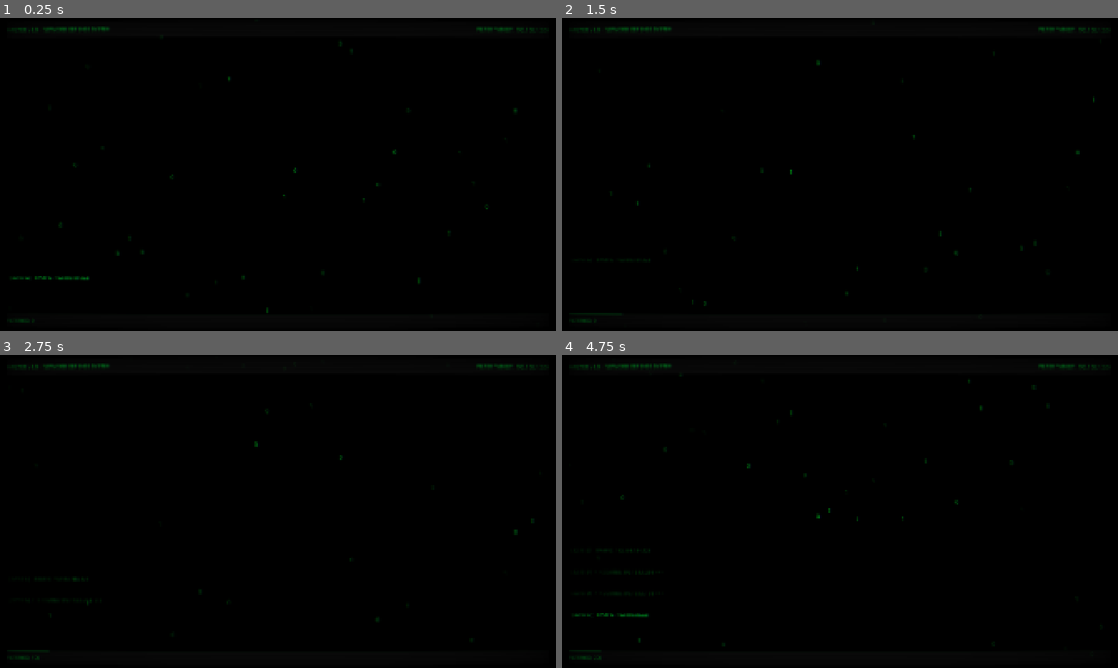
Above: before the commit, frames 1-4 (two rows, left to right).
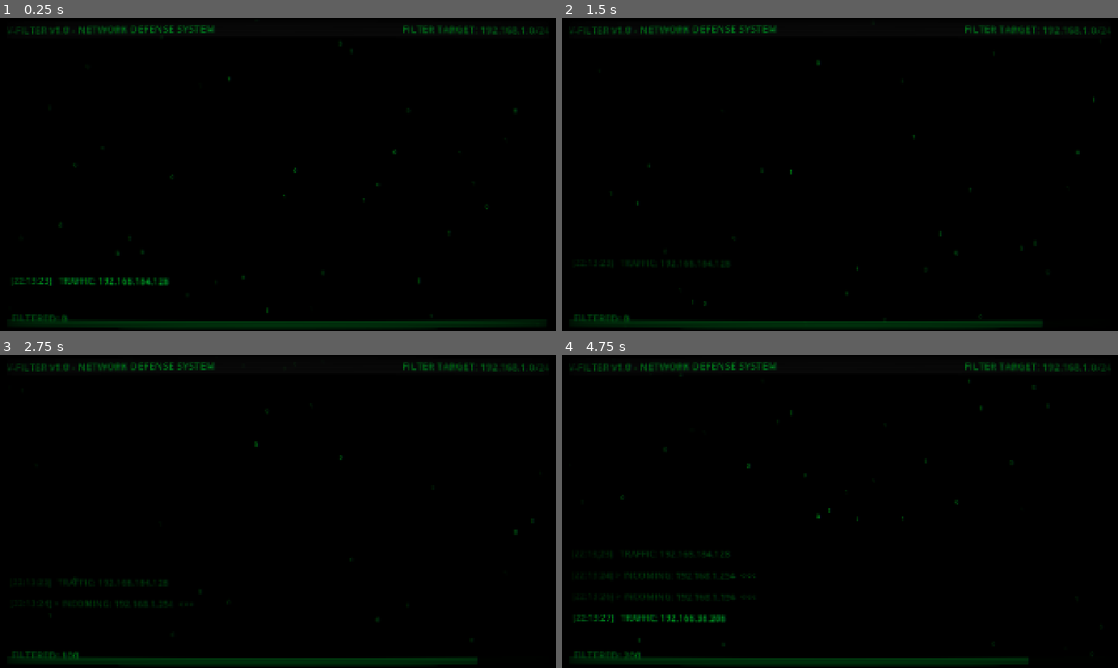
Above: after the commit, the same moments.

Repository: notlsd/v
Game: Godot game, scene res://scenes/main/main.tscn
Same seed, same stepped clock (60 frames per second), same inputs: the game is played once before the commit and once after it.
Inputs (mouse positions are in pixels of both pictures, inside the frame that each line leads up to):
- Up to frame 1 (0.25 s): no input
- Up to frame 2 (1.5 s): move the mouse to (840, 274) at 0.52 s; hold E (mask_16) 0.53-1.28 s; click (840, 274) at 0.67 s; move the mouse to (728, 190) at 1.27 s; tap W (mask_24) at 1.35 s; click (728, 190) at 1.42 s
- Up to frame 3 (2.75 s): move the mouse to (278, 611) at 2.02 s; hold Q (mask_32) from 2.03 s (still down); click (278, 611) at 2.17 s
- Up to frame 4 (4.75 s): move the mouse to (812, 574) at 2.77 s; release Q (mask_32) at 2.78 s; tap E (mask_16) at 2.85 s; click (812, 574) at 2.92 s; move the mouse to (840, 611) at 3.52 s; hold W (mask_24) 3.53-4.28 s; click (840, 611) at 3.67 s; move the mouse to (673, 464) at 4.27 s; tap Q (mask_32) at 4.35 s; click (673, 464) at 4.42 s

The runs differ from the first frame. In frame 1, 3.0% of the frame differs, in the area x 1-99%, y 2-99%; in frame 2, 2.6%; in frame 3, 2.7%; in frame 4, 3.2%.

Commit message:
feat: 终端视觉优化
- 进度条全屏宽度，倒计时逻辑(100→0)
- 自动衰减(每秒-2)形成时间压力
- 颜色逻辑：绿(安全)→黄(警告)→红(危险)
- Game Over界面：显示分数+重启按钮
- 字体增大(32/36/64)

Diff:
--- a/project_v/scenes/entities/terminal_line.tscn
+++ b/project_v/scenes/entities/terminal_line.tscn
@@ -3,7 +3,7 @@
 [ext_resource type="Script" path="res://scripts/entities/terminal_line.gd" id="1_line"]
 
 [sub_resource type="LabelSettings" id="LabelSettings_1"]
-font_size = 16
+font_size = 32
 font_color = Color(0, 1, 0.255, 1)
 
 [node name="TerminalLine" type="Control"]
--- a/project_v/scenes/main/main.tscn
+++ b/project_v/scenes/main/main.tscn
@@ -1,10 +1,11 @@
-[gd_scene load_steps=8 format=3 uid="uid://main_scene"]
+[gd_scene load_steps=9 format=3 uid="uid://main_scene"]
 
 [ext_resource type="PackedScene" uid="uid://matrix_rain" path="res://scenes/effects/matrix_rain.tscn" id="1_rain"]
 [ext_resource type="PackedScene" uid="uid://terminal_hud" path="res://scenes/ui/terminal_hud.tscn" id="2_hud"]
 [ext_resource type="Script" path="res://scripts/managers/terminal_spawner.gd" id="3_spawn"]
 [ext_resource type="PackedScene" uid="uid://crt_overlay" path="res://scenes/ui/crt_overlay.tscn" id="4_crt"]
 [ext_resource type="Shader" path="res://shaders/glitch_effect.gdshader" id="5_glitch"]
+[ext_resource type="PackedScene" uid="uid://game_over" path="res://scenes/ui/game_over_screen.tscn" id="6_gameover"]
 
 [sub_resource type="ShaderMaterial" id="ShaderMaterial_glitch"]
 shader = ExtResource("5_glitch")
@@ -15,6 +16,7 @@
 script/source = "extends Node
 
 @onready var glitch_overlay = $GlitchLayer/GlitchOverlay
+@onready var game_over_screen = $GameOverScreen
 
 func _ready() -> void:
 	RenderingServer.set_default_clear_color(Color.BLACK)
@@ -24,7 +26,15 @@
 		if glitch_mat:
 			EffectManager.set_glitch_material(glitch_mat)
 
+	# 连接 GameManager 的 game_over 信号
+	GameManager.game_over.connect(_on_game_over)
+
 	print(\"[Main] Terminal mode started! Target: %s\" % GameManager.get_target_subnet_string())
+
+
+func _on_game_over(final_score: int) -> void:
+	if game_over_screen:
+		game_over_screen.show_game_over(final_score)
 "
 
 [node name="Main" type="Node"]
@@ -60,3 +70,5 @@
 material = SubResource("ShaderMaterial_glitch")
 
 [node name="CRTOverlay" parent="." instance=ExtResource("4_crt")]
+
+[node name="GameOverScreen" parent="." instance=ExtResource("6_gameover")]
--- /dev/null
+++ b/project_v/scenes/ui/game_over_screen.tscn
@@ -0,0 +1,56 @@
+[gd_scene load_steps=3 format=3 uid="uid://game_over"]
+
+[ext_resource type="Script" path="res://scripts/ui/game_over_screen.gd" id="1_script"]
+
+[sub_resource type="LabelSettings" id="LabelSettings_1"]
+font_size = 64
+font_color = Color(1, 0, 0, 1)
+
+[node name="GameOverScreen" type="CanvasLayer"]
+layer = 100
+process_mode = 2
+script = ExtResource("1_script")
+
+[node name="Background" type="ColorRect" parent="."]
+anchors_preset = 15
+anchor_right = 1.0
+anchor_bottom = 1.0
+grow_horizontal = 2
+grow_vertical = 2
+color = Color(0, 0, 0, 0.8)
+
+[node name="Panel" type="PanelContainer" parent="."]
+anchors_preset = 8
+anchor_left = 0.5
+anchor_top = 0.5
+anchor_right = 0.5
+anchor_bottom = 0.5
+offset_left = -200.0
+offset_top = -150.0
+offset_right = 200.0
+offset_bottom = 150.0
+grow_horizontal = 2
+grow_vertical = 2
+
+[node name="VBox" type="VBoxContainer" parent="Panel"]
+layout_mode = 2
+alignment = 1
+
+[node name="TitleLabel" type="Label" parent="Panel/VBox"]
+layout_mode = 2
+text = "GAME OVER"
+label_settings = SubResource("LabelSettings_1")
+horizontal_alignment = 1
+
+[node name="ScoreLabel" type="Label" parent="Panel/VBox"]
+layout_mode = 2
+text = "FINAL SCORE: 0"
+horizontal_alignment = 1
+
+[node name="Spacer" type="Control" parent="Panel/VBox"]
+custom_minimum_size = Vector2(0, 30)
+layout_mode = 2
+
+[node name="RestartButton" type="Button" parent="Panel/VBox"]
+layout_mode = 2
+text = "RESTART"
--- a/project_v/scenes/ui/terminal_hud.tscn
+++ b/project_v/scenes/ui/terminal_hud.tscn
@@ -3,7 +3,7 @@
 [ext_resource type="Script" path="res://scripts/ui/terminal_hud.gd" id="1_hud"]
 
 [sub_resource type="LabelSettings" id="LabelSettings_1"]
-font_size = 18
+font_size = 36
 font_color = Color(0, 1, 0.255, 1)
 
 [node name="TerminalHUD" type="CanvasLayer"]
@@ -13,9 +13,6 @@
 [node name="Header" type="PanelContainer" parent="."]
 offset_right = 1920.0
 offset_bottom = 60.0
-
-[node name="HBox" type="HBoxContainer" parent="Header"]
-layout_mode = 2
 
 [node name="HeaderLabel" type="Label" parent="Header"]
 layout_mode = 2
@@ -36,29 +33,32 @@
 label_settings = SubResource("LabelSettings_1")
 horizontal_alignment = 2
 
-[node name="Footer" type="PanelContainer" parent="."]
+[node name="AlertBar" type="ProgressBar" parent="."]
 anchors_preset = 12
 anchor_top = 1.0
 anchor_right = 1.0
 anchor_bottom = 1.0
-offset_top = -50.0
+offset_top = -30.0
+grow_horizontal = 2
+grow_vertical = 0
+max_value = 100.0
+value = 100.0
+show_percentage = false
+
+[node name="Footer" type="Control" parent="."]
+anchors_preset = 12
+anchor_top = 1.0
+anchor_right = 1.0
+anchor_bottom = 1.0
+offset_top = -60.0
+offset_bottom = -35.0
 grow_horizontal = 2
 grow_vertical = 0
 
 [node name="ScoreLabel" type="Label" parent="Footer"]
-layout_mode = 2
+layout_mode = 0
 offset_left = 20.0
-offset_top = 10.0
 offset_right = 300.0
-offset_bottom = 40.0
+offset_bottom = 25.0
 text = "FILTERED: 0"
 label_settings = SubResource("LabelSettings_1")
-
-[node name="AlertBar" type="ProgressBar" parent="Footer"]
-layout_mode = 2
-offset_left = 700.0
-offset_top = 15.0
-offset_right = 1220.0
-offset_bottom = 35.0
-max_value = 100.0
-show_percentage = false
--- a/project_v/scripts/managers/game_manager.gd
+++ b/project_v/scripts/managers/game_manager.gd
@@ -5,7 +5,7 @@
 ## 信号：分数改变
 signal score_changed(new_score: int)
 
-## 信号：警报值改变
+## 信号：警报值改变（现在是剩余时间/生命）
 signal alert_changed(new_value: float)
 
 ## 信号：掩码改变（转发自 PlayerCursor）
@@ -16,6 +16,9 @@
 
 ## 信号：匹配失败
 signal match_failure()
+
+## 信号：游戏结束
+signal game_over(final_score: int)
 
 ## 目标子网（整数形式，如 192.168.1.0 = 3232235776）
 var target_subnet: int = 0
@@ -29,17 +32,20 @@
 ## 分数
 var score: int = 0
 
-## 警报追踪度 (0-100)
-var alert_level: float = 0.0
+## 剩余生命/时间 (100-0，归零游戏结束)
+var alert_level: float = 100.0
 
-## 每次失误增加的警报值
-const ALERT_INCREASE: float = 10.0
+## 每次失误减少的生命值
+const ALERT_DECREASE_ON_FAIL: float = 10.0
 
-## 每次成功减少的警报值
-const ALERT_DECREASE: float = 2.0
+## 每次成功恢复的生命值
+const ALERT_INCREASE_ON_SUCCESS: float = 2.0
 
 ## PlayerCursor 引用（在 main 场景中设置）
 var player_cursor: Node = null
+
+## 每秒自动减少的生命值
+const ALERT_DECAY_PER_SECOND: float = 2.0
 
 
 func _ready() -> void:
@@ -47,6 +53,19 @@
 	target_subnet = BitwiseManager.ip_to_int("192.168.1.0")
 	target_prefix = 24
 	print("[GameManager] Target subnet: %s/%d" % [BitwiseManager.int_to_ip(target_subnet), target_prefix])
+
+	# 发送初始状态
+	alert_changed.emit(alert_level)
+
+
+func _process(delta: float) -> void:
+	# 持续减少生命值，形成时间压力
+	if alert_level > 0:
+		alert_level = max(0.0, alert_level - ALERT_DECAY_PER_SECOND * delta)
+		alert_changed.emit(alert_level)
+
+		if alert_level <= 0.0:
+			_game_over()
 
 
 ## 连接 PlayerCursor 的信号
@@ -84,45 +103,48 @@
 	score += 100
 	score_changed.emit(score)
 
-	# 成功时降低警报
-	alert_level = max(0.0, alert_level - ALERT_DECREASE)
+	# 成功时恢复生命
+	alert_level = min(100.0, alert_level + ALERT_INCREASE_ON_SUCCESS)
 	alert_changed.emit(alert_level)
 
 	match_success.emit()
 
-	# 销毁被点击的数据块（通过信号发送者处理）
-	# DataBlock 自己会在收到点击后被销毁
-
 
 ## 匹配失败处理
 func _on_match_failure(_ip: int) -> void:
-	# 失误增加警报
-	alert_level = min(100.0, alert_level + ALERT_INCREASE)
+	# 失误减少生命
+	alert_level = max(0.0, alert_level - ALERT_DECREASE_ON_FAIL)
 	alert_changed.emit(alert_level)
 
 	match_failure.emit()
 
-	if alert_level >= 100.0:
+	if alert_level <= 0.0:
 		_game_over()
 
 
 ## DataBlock 逃脱时的回调
 func _on_data_block_escaped() -> void:
-	# 数据块逃脱也增加警报（较少）
-	alert_level = min(100.0, alert_level + ALERT_INCREASE * 0.5)
+	# 目标逃脱减少生命
+	alert_level = max(0.0, alert_level - ALERT_DECREASE_ON_FAIL * 0.5)
 	alert_changed.emit(alert_level)
+
+	if alert_level <= 0.0:
+		_game_over()
 
 
 ## 游戏结束
 func _game_over() -> void:
+	if alert_level > 0:  # 防止重复触发
+		return
 	print("[GameManager] GAME OVER! Final score: %d" % score)
-	# TODO: 显示游戏结束界面
+	set_process(false)  # 停止自动衰减
+	game_over.emit(score)
 
 
 ## 重置游戏状态
 func reset() -> void:
 	score = 0
-	alert_level = 0.0
+	alert_level = 100.0  # 从满格开始
 	current_prefix = 24
 	score_changed.emit(score)
 	alert_changed.emit(alert_level)
--- /dev/null
+++ b/project_v/scripts/ui/game_over_screen.gd
@@ -0,0 +1,25 @@
+## GameOverScreen
+## 游戏结束界面
+extends CanvasLayer
+
+@onready var score_label: Label = $Panel/VBox/ScoreLabel
+@onready var restart_button: Button = $Panel/VBox/RestartButton
+
+
+func _ready() -> void:
+	visible = false
+	if restart_button:
+		restart_button.pressed.connect(_on_restart_pressed)
+
+
+func show_game_over(final_score: int) -> void:
+	if score_label:
+		score_label.text = "FINAL SCORE: %d" % final_score
+	visible = true
+	get_tree().paused = true
+
+
+func _on_restart_pressed() -> void:
+	get_tree().paused = false
+	GameManager.reset()
+	visible = false
--- a/project_v/scripts/ui/terminal_hud.gd
+++ b/project_v/scripts/ui/terminal_hud.gd
@@ -5,7 +5,7 @@
 @onready var header_label: Label = $Header/HeaderLabel
 @onready var target_label: Label = $Header/TargetLabel
 @onready var score_label: Label = $Footer/ScoreLabel
-@onready var alert_bar: ProgressBar = $Footer/AlertBar
+@onready var alert_bar: ProgressBar = $AlertBar
 
 
 func _ready() -> void:
@@ -32,9 +32,10 @@
 func _on_alert_changed(new_value: float) -> void:
 	if alert_bar:
 		alert_bar.value = new_value
-		if new_value > 70:
+		# 高时绿色(安全)，低时红色(危险)
+		if new_value < 30:
 			alert_bar.modulate = Color.RED
-		elif new_value > 40:
+		elif new_value < 60:
 			alert_bar.modulate = Color.YELLOW
 		else:
 			alert_bar.modulate = Color("#00ff41")
Not shown, added: project_v/scripts/ui/game_over_screen.gd.uid
